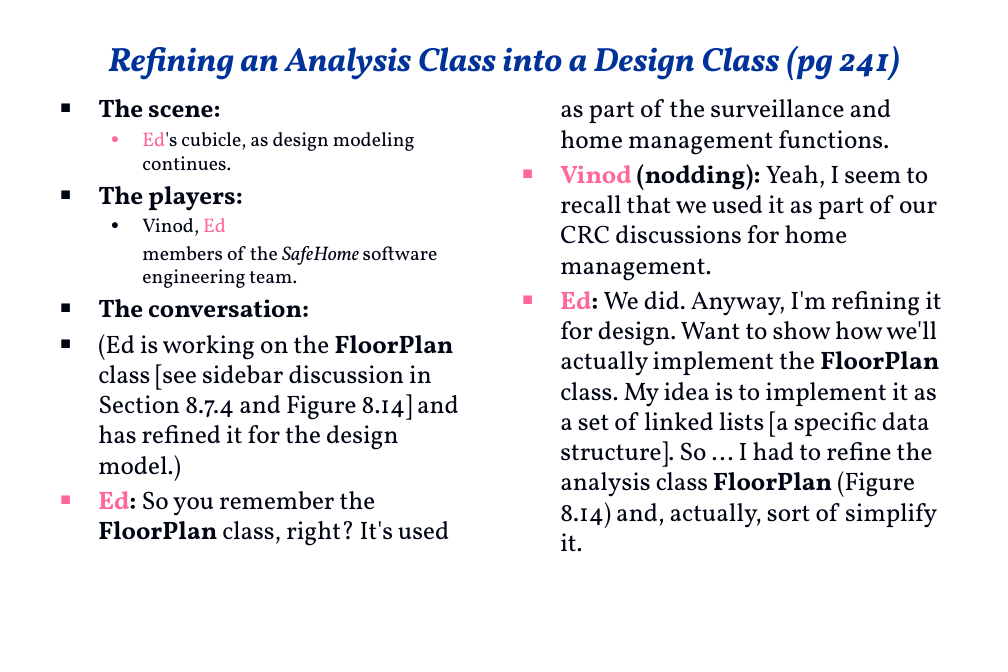
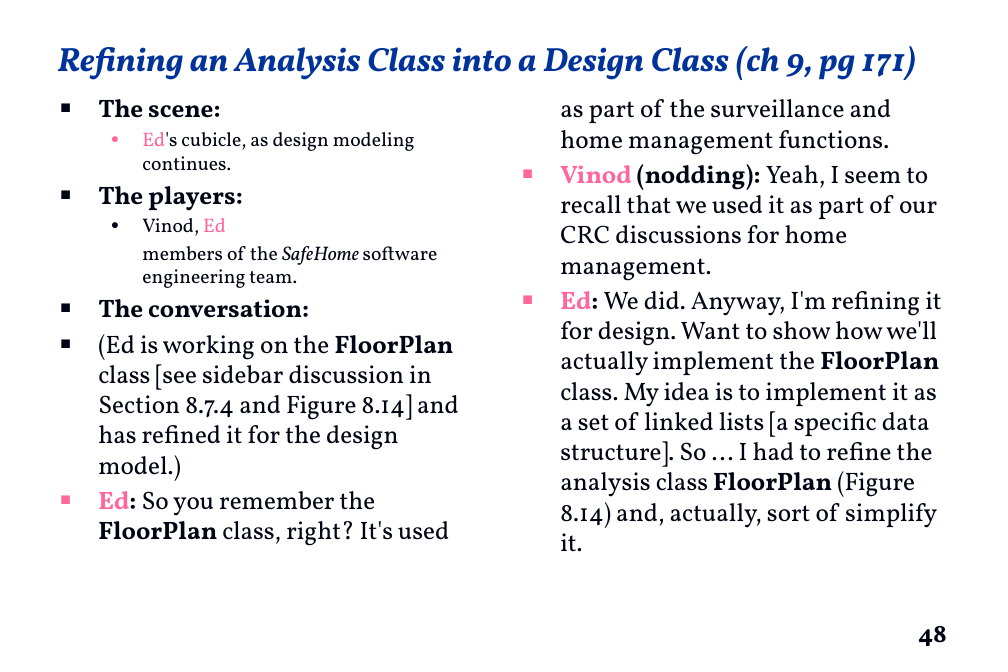
Before and after one commit to swtv-kaist/cs350-fall25, a slide deck: slide 48 of slides/safehome_dialog.pptx (slide 53 before the commit). Drawn at 1008x672 pixels with LibreOffice and Linux fonts; fonts in the diff are those of the drawing; background and template pictures are left out. Boxes give left, top, right and bottom in pixels: in the first picture for what was removed or moved away, otherwise in the second. Text is boxed around its words. In the diff, an @@ line names an element or a change of style, - is before the commit and + after.

```diff
--- a/slides/safehome_dialog.pptx
+++ b/slides/safehome_dialog.pptx
@@ title at bbox=[57, 46, 915, 80]: text changed @@
-Refining an Analysis Class into a Design Class (pg 241)
+Refining an Analysis Class into a Design Class (ch 9, pg 171)
@@ page number at bbox=[908, 612, 978, 658]: text changed; text colour #FFFFFF to #000514 @@
-53
+48
@@ page number at bbox=[918, 626, 947, 646]: text changed @@
-53
+48
```
Also in this commit, not shown: 63 other slides changed, 2 slides added, 1 other file.
